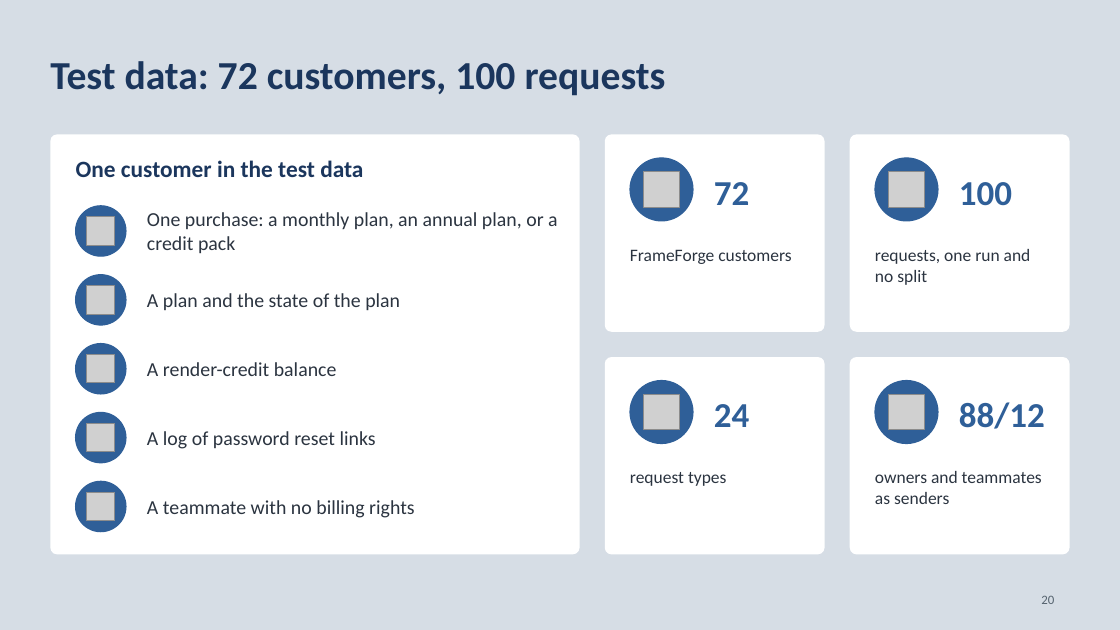
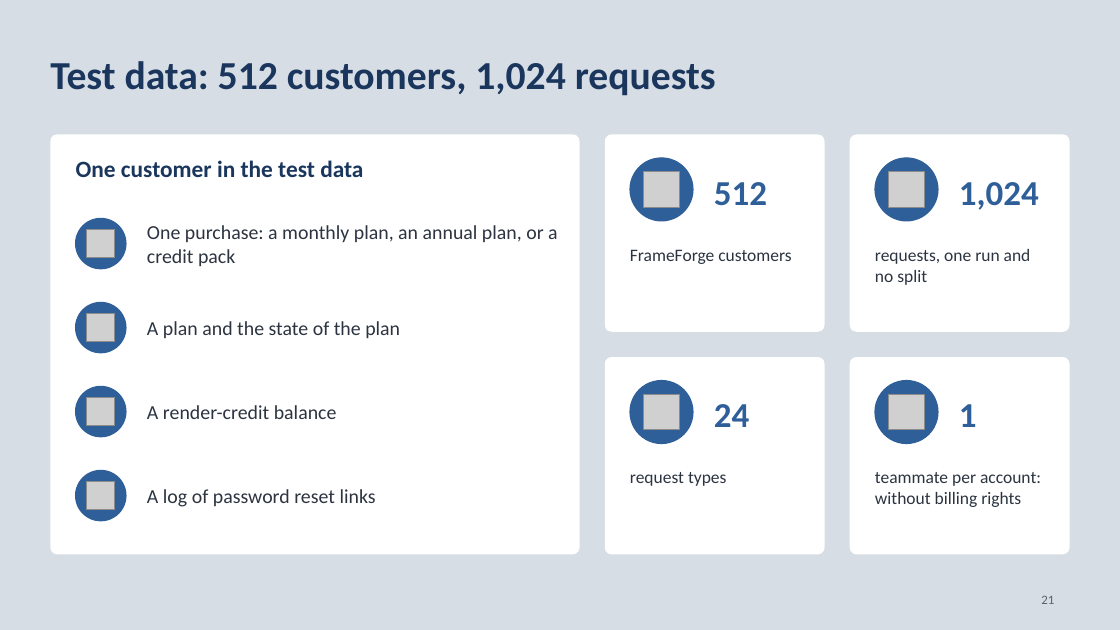
Before and after one commit to neilonthesky/english-presentation, a slide deck: slide 21 of slides/deck.pptx (slide 20 before the commit). Drawn at 1120x630 pixels with LibreOffice and Linux fonts; fonts in the diff are those of the drawing; grey boxes stand for pictures. Boxes give left, top, right and bottom in pixels: in the first picture for what was removed or moved away, otherwise in the second. Text is boxed around its words. In the diff, an @@ line names an element or a change of style, - is before the commit and + after.

Commit message:
feat: expanded the Jev evaluation and revised the presentation
- Added probes comparing rule-question strategies and a
  Jev-with-rules-as-context approach.
- Updated the slides to describe sequential rule questions and report
  results for 1,024 requests.

```diff
--- a/slides/deck.pptx
+++ b/slides/deck.pptx
@@ text at [50, 61, 716, 96]: text changed @@
-Test data: 72 customers, 100 requests
+Test data: 512 customers, 1,024 requests
@@ text at [714, 182, 767, 206]: text changed @@
-72
+512
@@ text at [959, 182, 1039, 210]: text changed @@
-100
+1,024
@@ 1 picture, 1 text, 1 ellipse: place and size @@
-1 picture, 1 text, 1 ellipse at [76, 206, 558, 256]
+1 picture, 1 text, 1 ellipse at [76, 218, 558, 269]
@@ 1 picture, 1 text, 1 ellipse: place and size @@
-1 picture, 1 text, 1 ellipse at [76, 275, 400, 325]
+1 picture, 1 text, 1 ellipse at [76, 302, 400, 353]
@@ ellipse removed at [76, 344, 126, 394] @@
@@ ellipse: place and size @@
-ellipse at [76, 413, 126, 463]
+ellipse at [76, 386, 126, 437]
@@ text "A render-credit balance": place and size @@
-text "A render-credit balance" at [147, 362, 337, 376]
+text "A render-credit balance" at [147, 405, 337, 419]
@@ picture: place and size @@
-picture at [87, 355, 115, 383]
+picture at [87, 397, 115, 426]
@@ text at [959, 404, 977, 427]: text changed @@
-88/12
+1
@@ ellipse: place and size @@
-ellipse at [76, 481, 126, 532]
+ellipse at [76, 471, 126, 521]
@@ text "A log of password reset ...": place and size @@
-text "A log of password reset ..." at [147, 431, 376, 449]
+text "A log of password reset ..." at [147, 489, 376, 507]
@@ text at [875, 472, 1041, 507]: text changed @@
-owners and teammates as senders
+teammate per account: without billing rights
@@ picture: place and size @@
-picture at [87, 423, 115, 452]
+picture at [87, 481, 115, 510]
@@ picture removed at [87, 492, 115, 521] @@
@@ text removed at [147, 500, 414, 518] @@
-A teammate with no billing rights
@@ page number at [1041, 596, 1054, 604]: text changed @@
-20
+21
```
Also in this commit, not shown: 24 other slides changed, 3 slides added, 3 slides removed, 16 other files.
